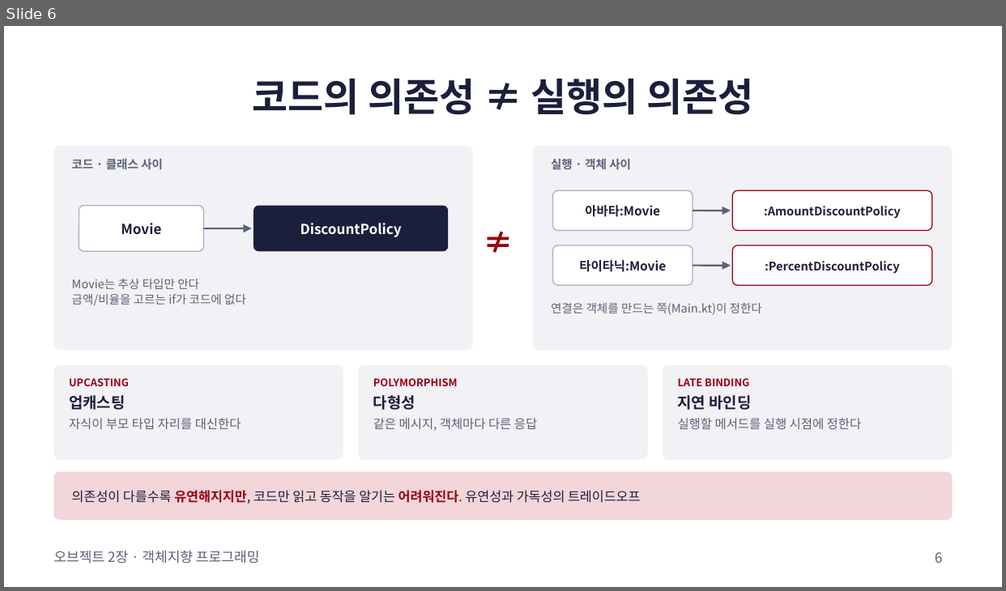
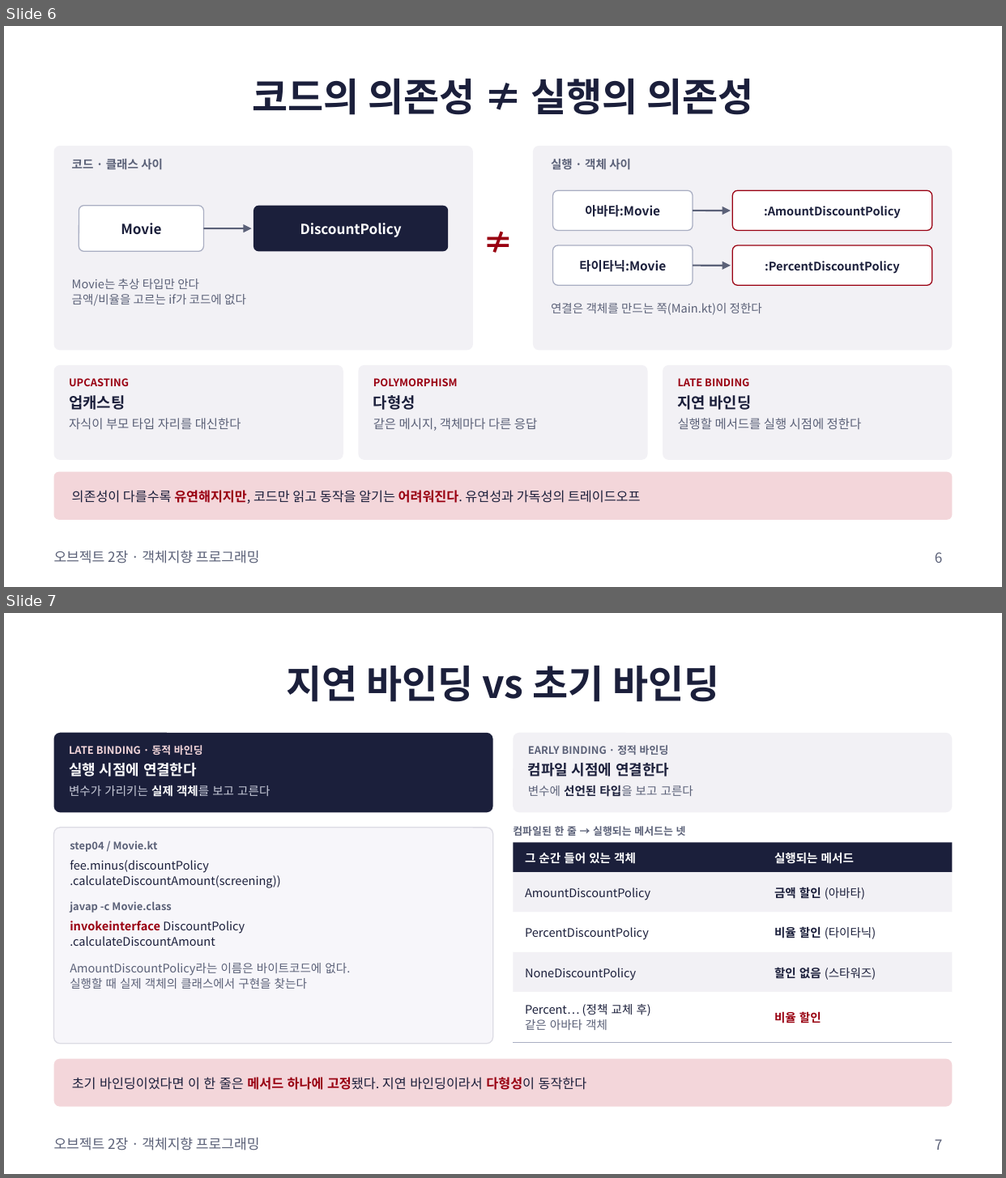
Before and after one commit to lee-mark01/object-study, a slide deck: iamkanguk97/week01/docs/chapter02-presentation.pptx. Shown one above the other, each under a label of ours: slide 6 before the commit, slides 6 and 7 after it. The pictures are 1006x591 and 1006x1178 pixels, drawn with LibreOffice and Linux fonts; fonts in the diff are those of the drawing. Boxes give left, top, right and bottom in pixels: in the first picture for what was removed or moved away, otherwise in the second. Text is boxed around its words. In the diff, an @@ line names an element or a change of style, - is before the commit and + after.

```diff
--- a/iamkanguk97/week01/docs/chapter02-presentation.pptx
+++ b/iamkanguk97/week01/docs/chapter02-presentation.pptx
@@ slide 7 added at box(4, 613, 1002, 1174), background #FFFFFF; not listed: 1 template element that a slide beside it also shows @@
@@ title added at box(287, 666, 719, 702), 28 pt, text #1B1F3B, bold @@
+지연 바인딩 vs 초기 바인딩
@@ rounded rectangle added at box(54, 733, 493, 812), fill #1B1F3B @@
@@ rounded rectangle added at box(513, 733, 952, 812), fill #F2F1F5 @@
@@ text added at box(69, 745, 270, 797), 7.5 pt, text #F3D6DA, bold @@
+LATE BINDING · 동적 바인딩
+실행 시점에 연결한다
+변수가 가리키는 실제 객체를 보고 고른다
@@ text added at box(528, 745, 693, 797), 7.5 pt, text #5B6178, bold @@
+EARLY BINDING · 정적 바인딩
+컴파일 시점에 연결한다
+변수에 선언된 타입을 보고 고른다
@@ rounded rectangle added at box(54, 828, 493, 1044), fill #F7F6FA, outline #DCDBE4 0.75 pt @@
@@ text added at box(513, 826, 686, 836), 7.5 pt, text #5B6178, bold @@
+컴파일된 한 줄 → 실행되는 메서드는 넷
@@ text added at box(70, 841, 350, 989), 8.5 pt, text #1B1F3B @@
+step04 / Movie.kt
+fee.minus(discountPolicy
+.calculateDiscountAmount(screening))
+javap -c Movie.class
+invokeinterface DiscountPolicy
+.calculateDiscountAmount
+AmountDiscountPolicy라는 이름은 바이트코드에 없다.
+실행할 때 실제 객체의 클래스에서 구현을 찾는다
@@ rectangle added at box(513, 842, 952, 872), fill #1B1F3B @@
@@ text added at box(525, 852, 636, 864), 8.5 pt, text #FFFFFF, bold @@
+그 순간 들어 있는 객체
@@ text added at box(774, 852, 854, 864), 8.5 pt, text #FFFFFF, bold @@
+실행되는 메서드
@@ rectangle added at box(513, 872, 952, 913), fill #F2F1F5 @@
@@ text added at box(525, 888, 650, 901), 8.5 pt, text #1B1F3B @@
+AmountDiscountPolicy
@@ text added at box(774, 887, 865, 900), 8.5 pt, text #1B1F3B @@
+금액 할인 (아바타)
@@ rectangle added at box(513, 913, 952, 952), fill #FFFFFF @@
@@ text added at box(525, 927, 649, 940), 8.5 pt, text #1B1F3B @@
+PercentDiscountPolicy
@@ text added at box(774, 926, 876, 939), 8.5 pt, text #1B1F3B @@
+비율 할인 (타이타닉)
@@ rectangle added at box(513, 952, 952, 992), fill #F2F1F5 @@
@@ text added at box(525, 968, 636, 981), 8.5 pt, text #1B1F3B @@
+NoneDiscountPolicy
@@ text added at box(774, 967, 876, 980), 8.5 pt, text #1B1F3B @@
+할인 없음 (스타워즈)
@@ rectangle added at box(513, 992, 952, 1042), fill #FFFFFF @@
@@ text added at box(525, 1004, 651, 1030), 8.5 pt, text #1B1F3B @@
+Percent… (정책 교체 후)
+같은 아바타 객체
@@ text added at box(774, 1012, 821, 1024), 8.5 pt, text #990011, bold @@
+비율 할인
@@ line added from (513, 1043) to (952, 1043), #A9AEC2 0.75 pt @@
@@ rounded rectangle added at box(54, 1059, 952, 1107), fill #F3D6DA @@
@@ text added at box(72, 1077, 587, 1090), 9.5 pt, text #1B1F3B @@
+초기 바인딩이었다면 이 한 줄은 메서드 하나에 고정됐다. 지연 바인딩이라서 다형성이 동작한다
@@ page number added at box(935, 1139, 943, 1150), 10 pt, text #5B6178 @@
+7
```
Also in this commit, not shown: 6 slides changed, 4 other slides added, 2 other files.
